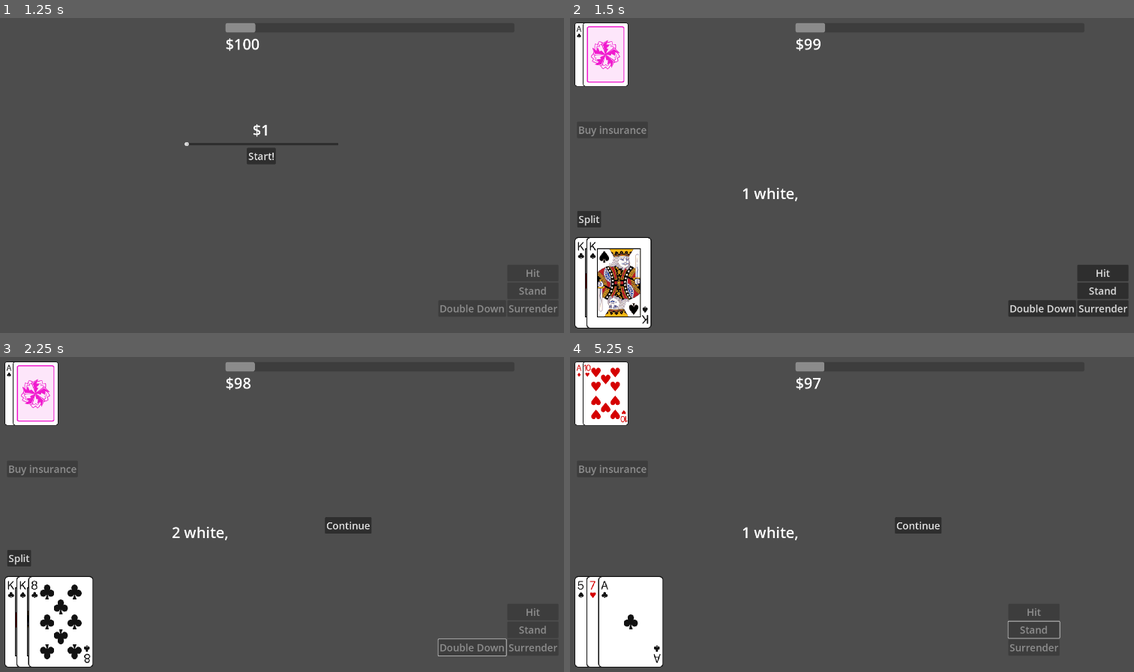
Above: before the commit, frames 1-4 (two rows, left to right).
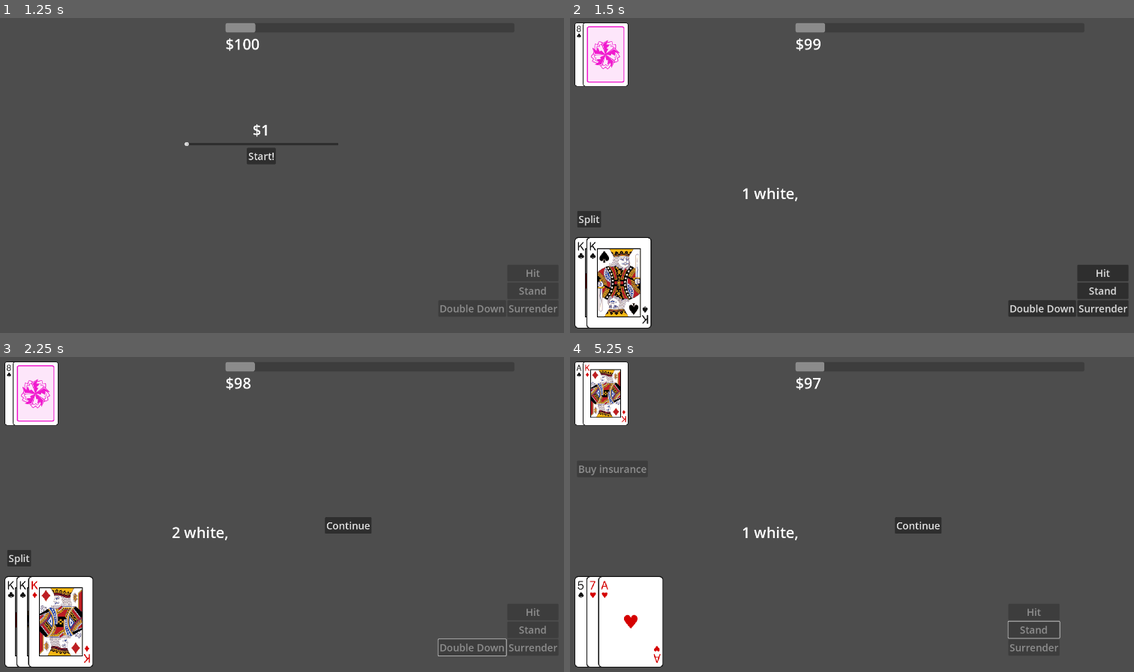
Above: after the commit, the same moments.

Repository: Tofutush/blackjack-with-sky
Game: Godot game, scene res://scenes/Start/Start.tscn
Same seed, same stepped clock (60 frames per second), same inputs: the game is played once before the commit and once after it.
Inputs:
- Up to frame 1 (1.25 s): click "Start" at 0.5 s
- Up to frame 2 (1.5 s): click "Start!" at 1.25 s
- Up to frame 3 (2.25 s): click "Double Down" at 2 s
- Up to frame 4 (5.25 s): click "Continue" at 2.75 s; click "Start!" at 3.5 s; click "Hit" at 4.25 s; click "Stand" at 5 s

Frame 1 is identical in both runs. In frame 2, 0.1% of the frame differs, in the area x 1-14%, y 2-38%; in frame 3, 1.7%, in the area x 1-17%, y 2-98%; in frame 4, 1.0%.

Commit message:
use array of playerhands

Diff:
--- a/scenes/Main/main.gd
+++ b/scenes/Main/main.gd
@@ -2,8 +2,8 @@
 
 var mainDeck: Deck
 var dealerHand: Deck
-var playerHand: Deck
-var playerHand2: Deck
+var playerHands: Array[Deck]
+var playerIdx: int
 
 var bet: int
 var insuranceBet: int
@@ -56,28 +56,29 @@
 func play() -> void:
 	# create decks
 	mainDeck = GameManager.createDeck()
-	playerHand = Deck.new([])
-	playerHand.linkDisplay($PlayerDeckDisplay)
+	playerHands = [Deck.new([])]
+	playerIdx = 0
+	playerHands[0].linkDisplay($PlayerDeckDisplay)
 	dealerHand = Deck.new([])
 	dealerHand.linkDisplay($DealerDeckDisplay)
 
 	# deal initial cards
-	playerHand.addCard(mainDeck.drawRandom())
-	playerHand.addCard(mainDeck.drawRandom())
-	#dealerHand.addCard(mainDeck.drawRandom())
-	#dealerHand.addCard(mainDeck.drawRandom(), true)
-	dealerHand.addCard(mainDeck.drawRigged('A'))
-	dealerHand.addCard(mainDeck.drawRigged('10'), true)
+	playerHands[0].addCard(mainDeck.drawRandom())
+	playerHands[0].addCard(mainDeck.drawRandom())
+	dealerHand.addCard(mainDeck.drawRandom())
+	dealerHand.addCard(mainDeck.drawRandom(), true)
+	#dealerHand.addCard(mainDeck.drawRigged('A'))
+	#dealerHand.addCard(mainDeck.drawRigged('10'), true)
 
 	# check natural blackjack
-	if playerHand.isNaturalBlackjack():
+	if playerHands[0].isNaturalBlackjack():
 		print('natural blackjack! you win!')
 		GameManager.changeMoney(floor(bet * 1.5))
 		endGame()
 		return
 
 	# check split
-	if playerHand.getCard(0).compareRank(playerHand.getCard(1)):
+	if playerHands[0].isSplittable():
 		print('splittable')
 		$SplitButton.show()
 
@@ -103,9 +104,9 @@
 
 # 4 player options. these signals are middleman signals from $PlayerButtons
 func _on_player_hit() -> void:
-	playerHand.addCard(mainDeck.drawRandom())
+	playerHands[playerIdx].addCard(mainDeck.drawRandom())
 	$PlayerButtons.hideDoubleDownButton()
-	if playerHand.isBusted():
+	if playerHands[playerIdx].isBusted():
 		print('you bust! you lose!')
 		endGame()
 
@@ -118,9 +119,9 @@
 	GameManager.changeMoney(-bet)
 	bet *= 2
 	$MainChips.doubleChips()
-	playerHand.addCard(mainDeck.drawRandom())
+	playerHands[playerIdx].addCard(mainDeck.drawRandom())
 	$PlayerButtons.disableButtons()
-	if playerHand.isBusted():
+	if playerHands[playerIdx].isBusted():
 		print('you bust! you lose!')
 		endGame()
 		return
@@ -144,7 +145,7 @@
 		GameManager.changeMoney(bet * 2)
 		print('dealer over, you win')
 	else:
-		var result = playerHand.compareValue(dealerHand)
+		var result = playerHands[playerIdx].compareValue(dealerHand)
 		match result:
 			0:
 				GameManager.changeMoney(bet)
--- a/scripts/deck.gd
+++ b/scripts/deck.gd
@@ -116,6 +116,7 @@
 		string += card.toString() + ', '
 	return string
 
+# checks
 func isNaturalBlackjack() -> bool:
 	var total = getValue()
 	# must be one ace (soft) and one 10
@@ -138,3 +139,7 @@
 			return GameManager.standOnSoft17
 		return false
 	return total['value'] >= 17
+
+func isSplittable() -> bool:
+	if !deck.size() == 2: return false
+	return deck[0].compareRank(deck[1])
